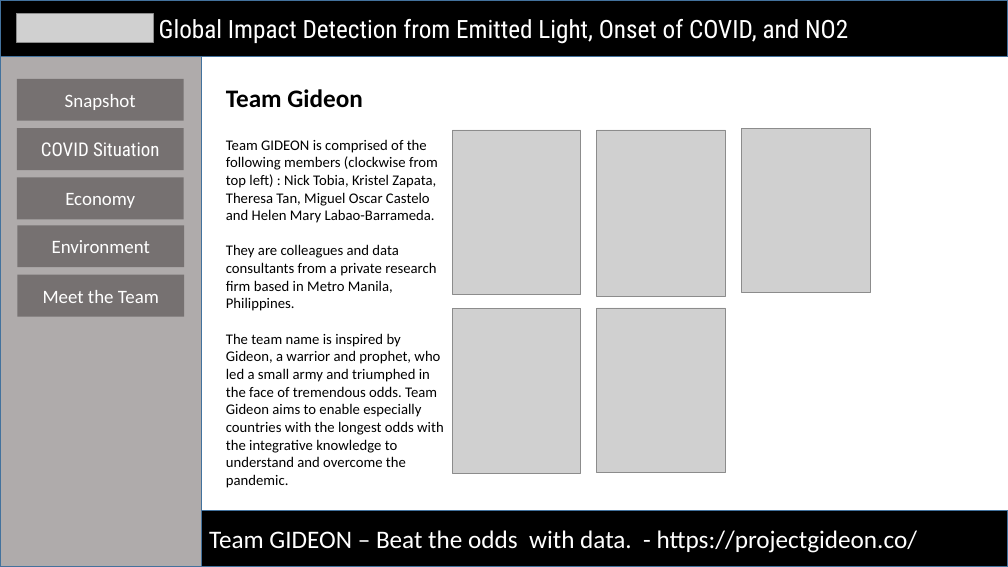
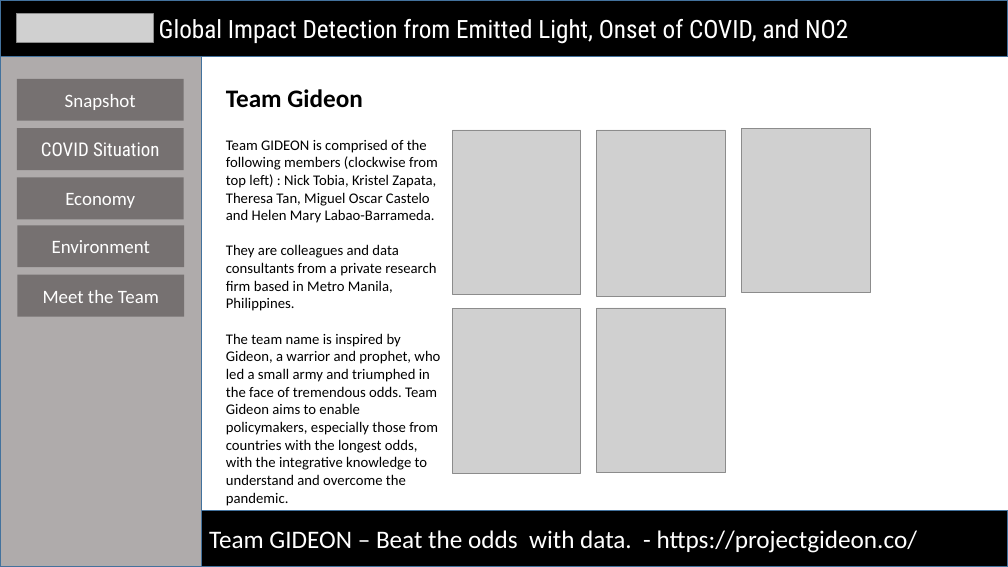
Before and after one commit to docligot/gqueers_space_apps, a slide deck: slide 5 of 5-slide-requirement_GIDEON.pptx. Drawn at 1008x567 pixels with LibreOffice and Linux fonts; fonts in the diff are those of the drawing; grey boxes stand for pictures. Boxes give left, top, right and bottom in pixels: in the first picture for what was removed or moved away, otherwise in the second. Text is boxed around its words. In the diff, an @@ line names an element or a change of style, - is before the commit and + after.

```diff
--- a/5-slide-requirement_GIDEON.pptx
+++ b/5-slide-requirement_GIDEON.pptx
@@ text at (226,333,440,506): text changed @@
-The team name is inspired by Gideon, a warrior and prophet, who led a small army and triumphed in the face of tremendous odds. Team Gideon aims to enable especially countries with the longest odds with the integrative knowledge to understand and overcome the pandemic.
+The team name is inspired by Gideon, a warrior and prophet, who led a small army and triumphed in the face of tremendous odds. Team Gideon aims to enable policymakers, especially those from countries with the longest odds, with the integrative knowledge to understand and overcome the pandemic.
```
Also in this commit, not shown: 3 other slides changed.
